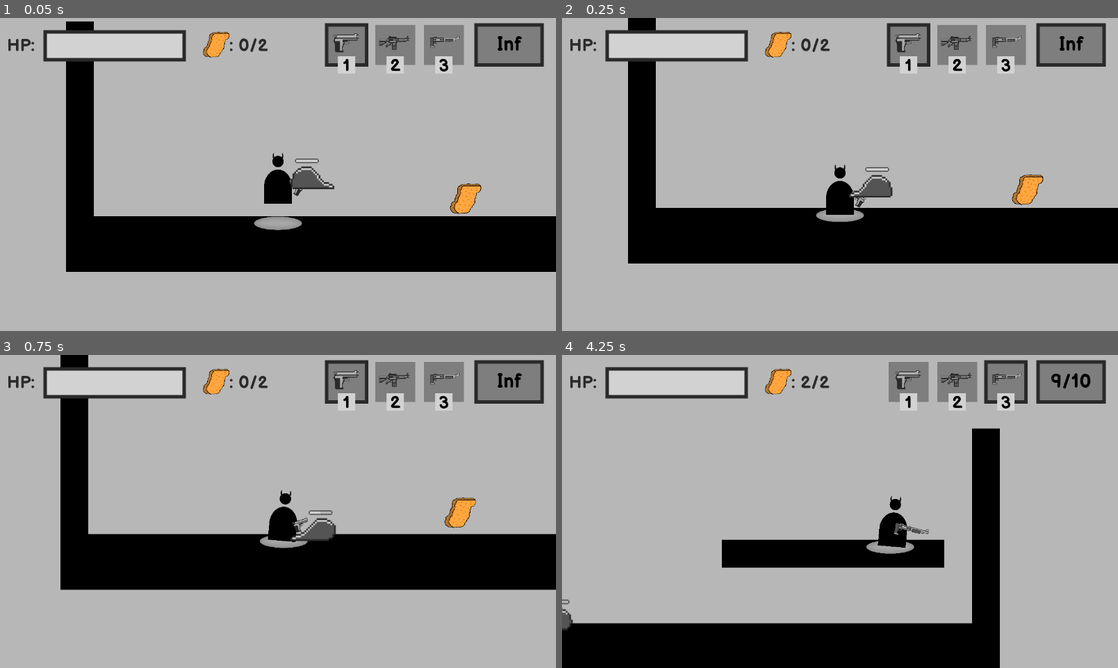
Above: before the commit, frames 1-4 (two rows, left to right).
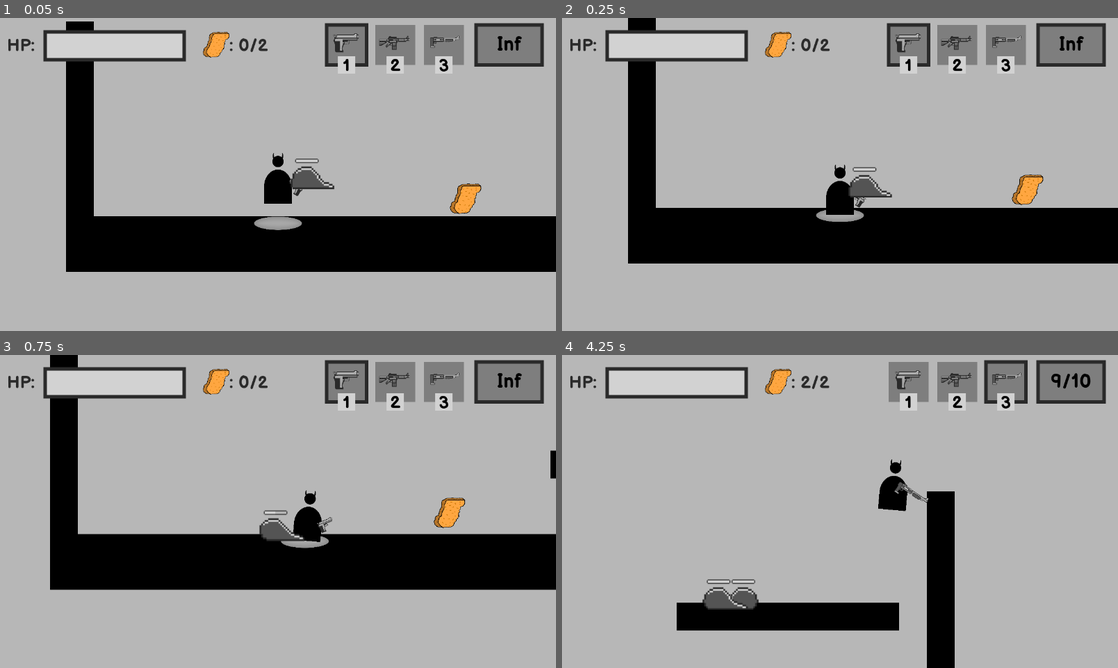
Above: after the commit, the same moments.

Repository: BesterCoder/nuggie-collector
Game: Godot game, scene res://levels/level_001.tscn
The game is run twice, just before and just after one commit, with the same random seed, the same clock (stepped at 60 frames per second) and the same inputs.
Inputs (mouse positions are in pixels of both pictures, inside the frame that each line leads up to):
- Up to frame 1 (0.05 s): no input
- Up to frame 2 (0.25 s): no input
- Up to frame 3 (0.75 s): move the mouse to (400, 495) at 0.52 s; press the mouse at (400, 495) at 0.53 s; hold D (move_right) from 0.53 s (still down)
- Up to frame 4 (4.25 s): tap W (jump) at 0.77, 1.52, 3.02, 3.77 s; move the mouse to (728, 527) at 1.27 s; release the mouse at (728, 527) at 1.28 s; tap 1 (select_pistol) at 1.35 s; move the mouse to (895, 442) at 2.02 s; release D (move_right) at 2.03 s; hold A (move_left) 2.03-2.78 s; tap 2 (select_rifle) at 2.1 s; move the mouse to (812, 574) at 2.77 s; hold D (move_right) from 2.78 s (still down); tap 3 (select_shotgun) at 2.85 s; move the mouse to (1006, 558) at 3.52 s; press the mouse at (1006, 558) at 3.53 s

Frame 1 is identical in both runs. In frame 2, 0.4% of the frame differs, in the area x 51-60%, y 47-58%; in frame 3, 4.2%; in frame 4, 22%, in the area x 0-79%, y 23-100%.

Commit message:
EnemySlime now hurts the player on collision

Diff:
--- a/characters/enemies/slime/EnemySlime.gd
+++ b/characters/enemies/slime/EnemySlime.gd
@@ -53,3 +53,6 @@
 	velocity.y += 20
 	velocity.x = speed * direction
 	velocity = move_and_slide(velocity, Vector2.UP)
+
+func _on_player_body_entered(body):
+	body.deal_damage(20)
--- a/characters/enemies/slime/EnemySlime.tscn
+++ b/characters/enemies/slime/EnemySlime.tscn
@@ -7,10 +7,13 @@
 [sub_resource type="RectangleShape2D" id=1]
 extents = Vector2( 24, 12 )
 
+[sub_resource type="RectangleShape2D" id=2]
+extents = Vector2( 24, 12 )
+
 [node name="EnemySlime" type="KinematicBody2D"]
 scale = Vector2( 2, 2 )
 collision_layer = 32
-collision_mask = 67
+collision_mask = 66
 script = ExtResource( 1 )
 
 [node name="SlimeAnimation" type="AnimatedSprite" parent="."]
@@ -53,3 +56,11 @@
 __meta__ = {
 "_edit_use_anchors_": false
 }
+
+[node name="PlayerCollision" type="Area2D" parent="."]
+collision_layer = 32
+
+[node name="CollisionShape2D" type="CollisionShape2D" parent="PlayerCollision"]
+position = Vector2( 0, 4 )
+shape = SubResource( 2 )
+[connection signal="body_entered" from="PlayerCollision" to="." method="_on_player_body_entered"]
--- a/characters/player/Player.gd
+++ b/characters/player/Player.gd
@@ -15,6 +15,16 @@
 var velocity = Vector2(0, 0)
 var player_halo = null
 var weapons = []
+var health = 100
+var max_health = 100
+
+# Dealing negative damage heals the player
+func deal_damage(damage: int):
+	health -= damage
+	if health <= 0:
+		queue_free()
+	elif health > max_health:
+		health = max_health
 
 # Rotate and and the weapon location
 # based on mouse location and move direction
Not shown: 1 places in characters/enemies/slime/EnemySlime.tscn that only renumber resources
